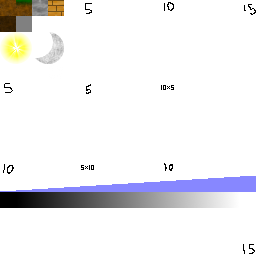
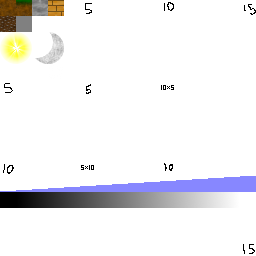
Two versions of the same layered image (w=256, h=256). Layer-by-layer changes:
painted on "Background" over left=0, top=16, right=16, bottom=32
